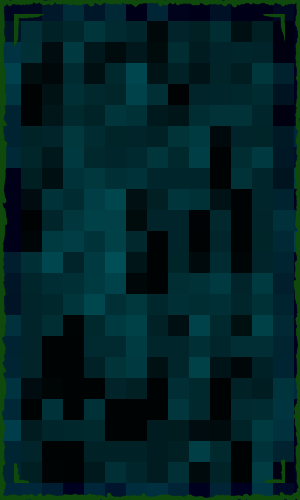
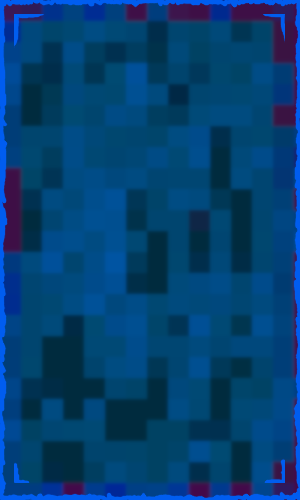
Comparing the layer stacks of the two 300×500 images. Changes:
painted on "Слой" over [left=0, top=0, right=300, bottom=500]
painted on "Фон" over [left=0, top=0, right=300, bottom=500]
